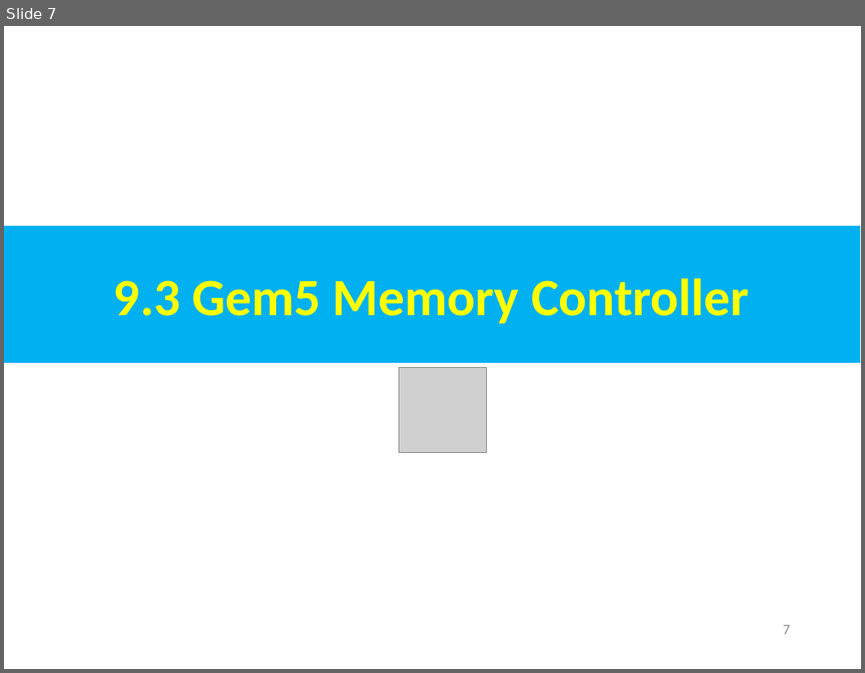
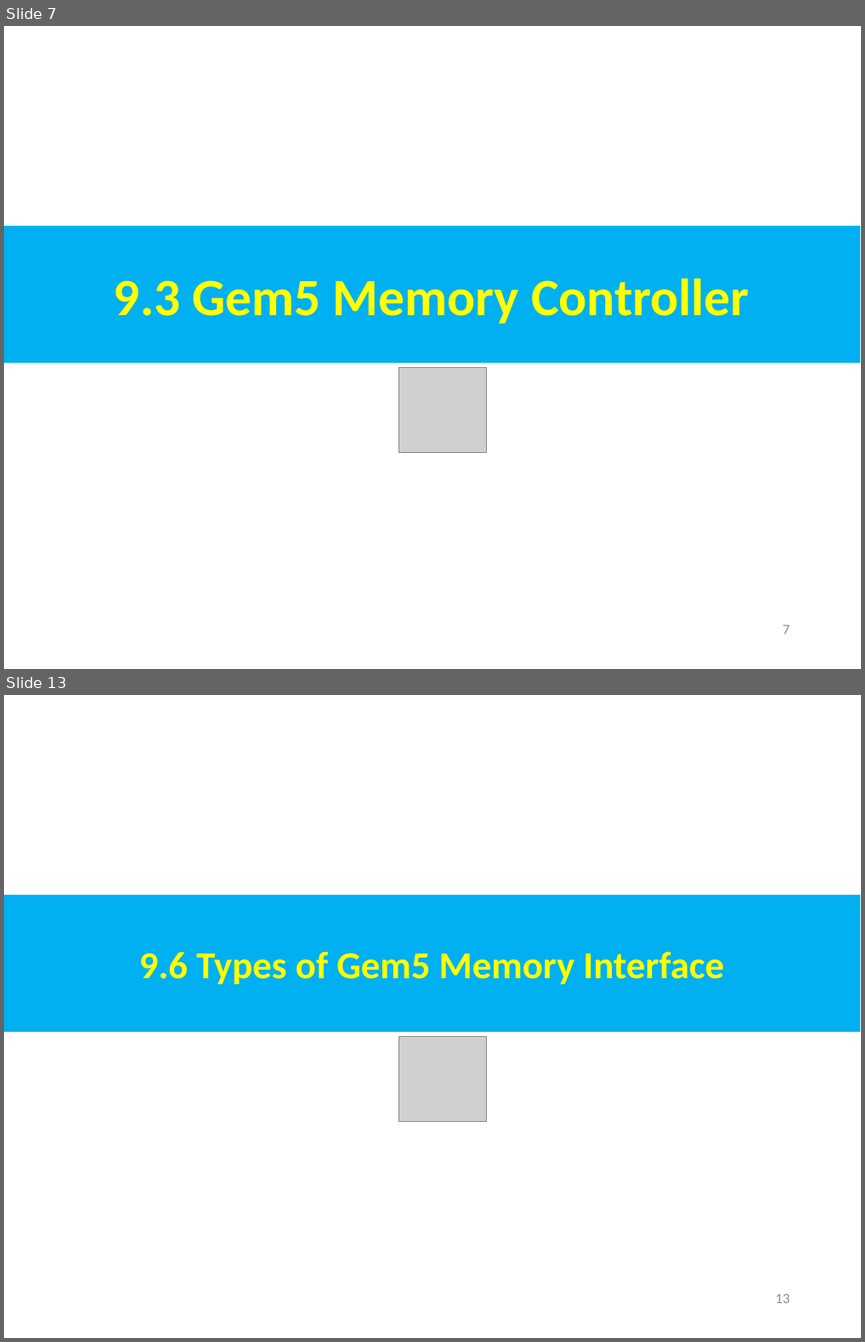
Before and after one commit to peterhchen/AIU_CS850_Gem5_McPAT, a slide deck: 050_Gem5/009.MemMod/000_Video/009.MemMod.ppt. Shown one above the other, each under a label of ours: slide 7 before the commit, slides 7 and 13 after it; the slides between them are not shown. The pictures are 865x673 and 865x1342 pixels, drawn with LibreOffice and Linux fonts; fonts in the diff are those of the drawing; grey boxes stand for pictures. Boxes give left, top, right and bottom in pixels: in the first picture for what was removed or moved away, otherwise in the second. Text is boxed around its words. In the diff, an @@ line names an element or a change of style, - is before the commit and + after.

```diff
--- a/050_Gem5/009.MemMod/000_Video/009.MemMod.ppt
+++ b/050_Gem5/009.MemMod/000_Video/009.MemMod.ppt
@@ slide 13 added at [4, 695, 861, 1338], background #FFFFFF @@
@@ rectangle added at [4, 895, 860, 1032], fill #00B0F0, 32 pt, text #FFFF00, bold @@
+9.6 Types of Gem5 Memory Interface
@@ picture added at [399, 1037, 487, 1122] @@
@@ page number added at [775, 1293, 789, 1303], 12 pt, text #8B8B8B @@
+13
```
Also in this commit, not shown: 1 slide changed, 5 other slides added.
